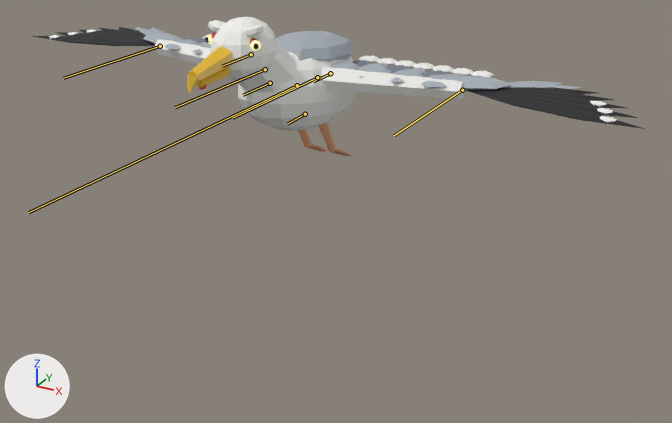
One commit to the glTF model assets/creatures/giant_gull.glb: the scene before it, then after it.
One viewpoint serves both versions: a 50 mm lens placed at (2.48, -4.09, 3.27), pointed at (0.05, 0.34, 1.06). Arrows for +X, +Y and +Z are at lower left; the lights stay in place. The first picture is the older version. The bones that bend it are drawn over the model as lines.

Names of what the first picture shows: 'giant_gull_mesh'.
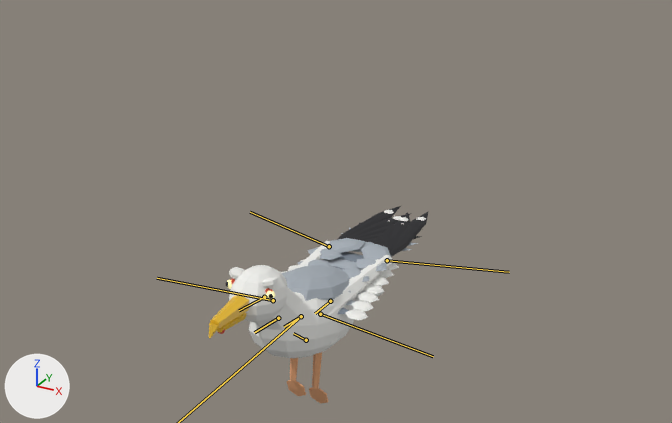
The newer file adds an action. The first version stands in its rest pose; the second is drawn at frame 25 of the action 'sit_down'.

Where the change shows, as pixel boxes [x1, y1, x2, y2] in the pictures (672 x 423 px):
'giant_gull_mesh', posed (64% narrower, 43% taller)
    before: [33, 17, 645, 156]
    after: [209, 205, 428, 404]
bone 'body', root to tip
    before: (297, 85) to (278, 94)
    after: (301, 316) to (284, 327)
bone 'legs', root to tip
    before: (305, 114) to (287, 124)
    after: (306, 340) to (293, 333)
bone 'tail', root to tip
    before: (330, 73) to (313, 81)
    after: (330, 301) to (315, 313)
bone 'wing_l', root to tip
    before: (317, 77) to (232, 118)
    after: (320, 314) to (433, 356)
bone 'tip_l', root to tip
    before: (462, 90) to (394, 135)
    after: (387, 260) to (509, 272)
bone 'wing_r', root to tip
    before: (265, 69) to (175, 107)
    after: (273, 300) to (157, 278)
bone 'tip_r', root to tip
    before: (160, 46) to (63, 78)
    after: (329, 246) to (250, 212)

Patch to the scene script:
```diff
--- a/assets/creatures/giant_gull.glb.py
+++ b/assets/creatures/giant_gull.glb.py
@@ bone_root @@
 bone_root = bpy.data.objects['giant_gull'].pose.bones['root']
-bone_root.location = (0.0, 0.0, 0.0)
+bone_root.location = (0.0, 0.0, -1.4)
@@ bone_body @@
 bone_body = bpy.data.objects['giant_gull'].pose.bones['body']  # child of 'root'
-bone_body.rotation_quaternion = (1.0, 0.0, 0.0, 0.0)  # degrees (0, 0, 0)
+bone_body.rotation_quaternion = (0.998, 0.07, 0.0, 0.0)  # degrees (8, 0, 0)
@@ bone_legs @@
 bone_legs = bpy.data.objects['giant_gull'].pose.bones['legs']  # child of 'body'
-bone_legs.rotation_quaternion = (1.0, 0.0, 0.0, 0.0)  # degrees (0, 0, 0)
+bone_legs.rotation_quaternion = (0.961, 0.276, 0.0, 0.0)  # degrees (32, 0, 0)
@@ bone_tail @@
 bone_tail = bpy.data.objects['giant_gull'].pose.bones['tail']  # child of 'body'
-bone_tail.rotation_quaternion = (1.0, 0.0, 0.0, 0.0)  # degrees (0, 0, 0)
+bone_tail.rotation_quaternion = (0.999, -0.052, 0.0, 0.0)  # degrees (-6, 0, 0)
@@ bone_wing_l @@
 bone_wing_l = bpy.data.objects['giant_gull'].pose.bones['wing_l']  # child of 'body'
-bone_wing_l.rotation_quaternion = (1.0, 0.0, 0.0, 0.0)  # degrees (0, 0, 0)
+bone_wing_l.rotation_quaternion = (0.764, -0.045, 0.053, 0.641)  # degrees (0, 8, 80)
@@ bone_tip_l @@
 bone_tip_l = bpy.data.objects['giant_gull'].pose.bones['tip_l']  # child of 'wing_l'
-bone_tip_l.rotation_quaternion = (1.0, 0.0, 0.0, 0.0)  # degrees (0, 0, 0)
+bone_tip_l.rotation_quaternion = (0.978, 0.0, 0.0, 0.208)  # degrees (0, 0, 24)
@@ bone_wing_r @@
 bone_wing_r = bpy.data.objects['giant_gull'].pose.bones['wing_r']  # child of 'body'
-bone_wing_r.rotation_quaternion = (1.0, 0.0, 0.0, 0.0)  # degrees (0, 0, 0)
+bone_wing_r.rotation_quaternion = (0.764, -0.045, -0.053, -0.641)  # degrees (0, -8, -80)
@@ bone_tip_r @@
 bone_tip_r = bpy.data.objects['giant_gull'].pose.bones['tip_r']  # child of 'wing_r'
-bone_tip_r.rotation_quaternion = (1.0, 0.0, 0.0, 0.0)  # degrees (0, 0, 0)
+bone_tip_r.rotation_quaternion = (0.978, 0.0, 0.0, -0.208)  # degrees (0, 0, -24)
```
